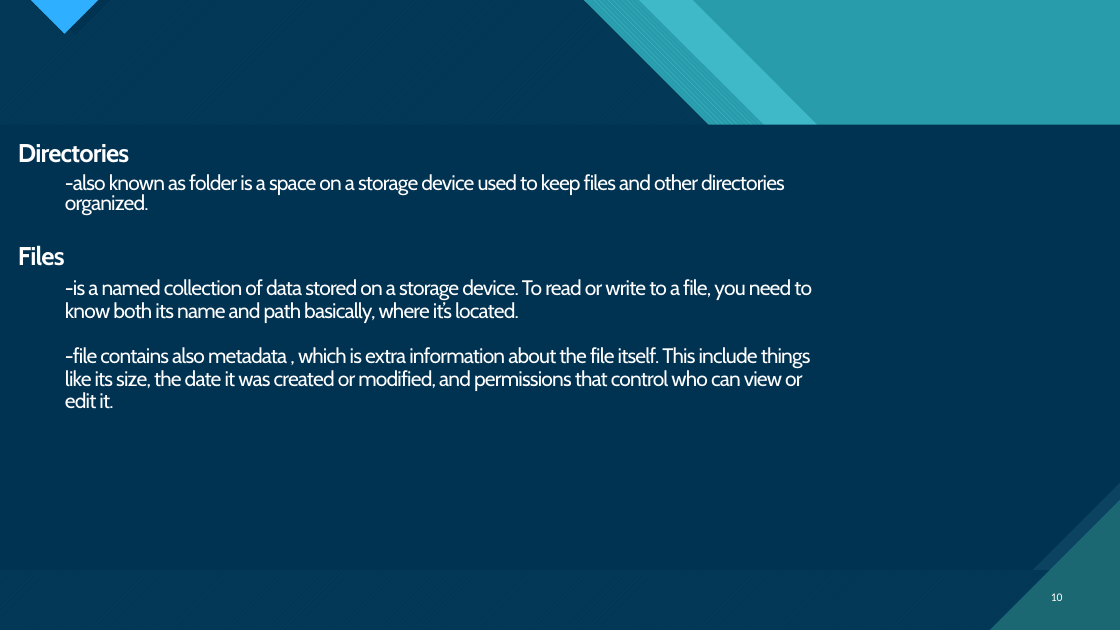
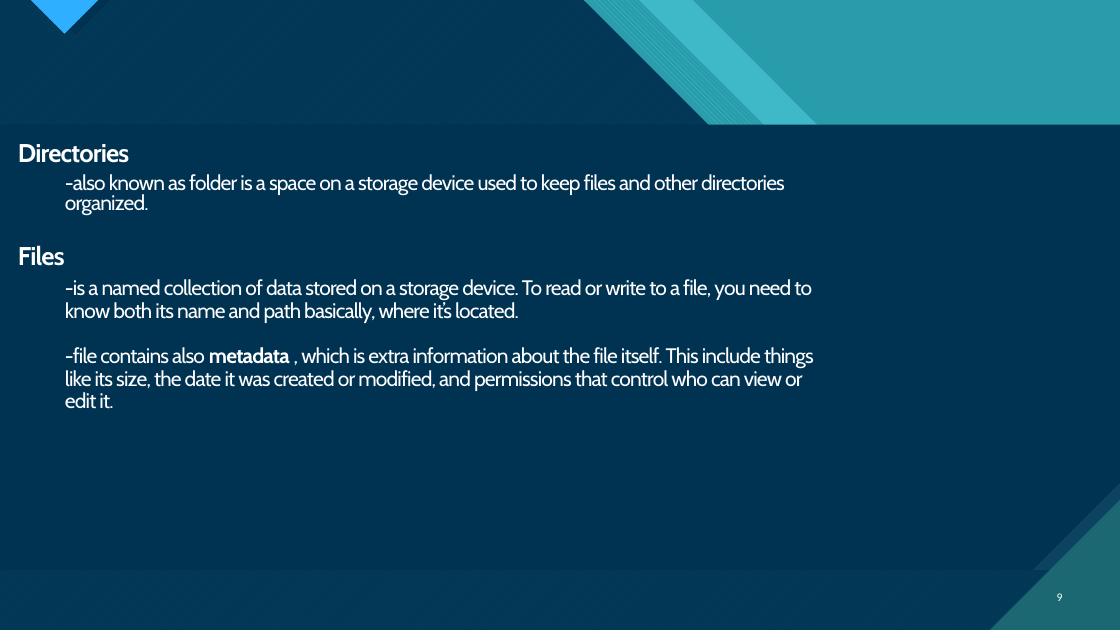
Before and after one commit to psuuc-jbgarcia/Object-Oriented-Programming-Lesson, a slide deck: slide 9 of Platform Technologies/Pre Lim/week 2/Lecture/Chapter_2Different File Systems.pptx (slide 10 before the commit). Drawn at 1120x630 pixels with LibreOffice and Linux fonts; fonts in the diff are those of the drawing. Boxes give left, top, right and bottom in pixels: in the first picture for what was removed or moved away, otherwise in the second. Text is boxed around its words. In the diff, an @@ line names an element or a change of style, - is before the commit and + after.

```diff
--- a/Platform Technologies/Pre Lim/week 2/Lecture/Chapter_2Different File Systems.pptx
+++ b/Platform Technologies/Pre Lim/week 2/Lecture/Chapter_2Different File Systems.pptx
@@ text at bbox=[65, 347, 814, 409]: bold on in "metadata" @@
@@ page number at bbox=[1057, 593, 1063, 601]: text changed @@
-10
+9
```
Also in this commit, not shown: 1 other slide changed, 1 slide removed, 21 other files.
